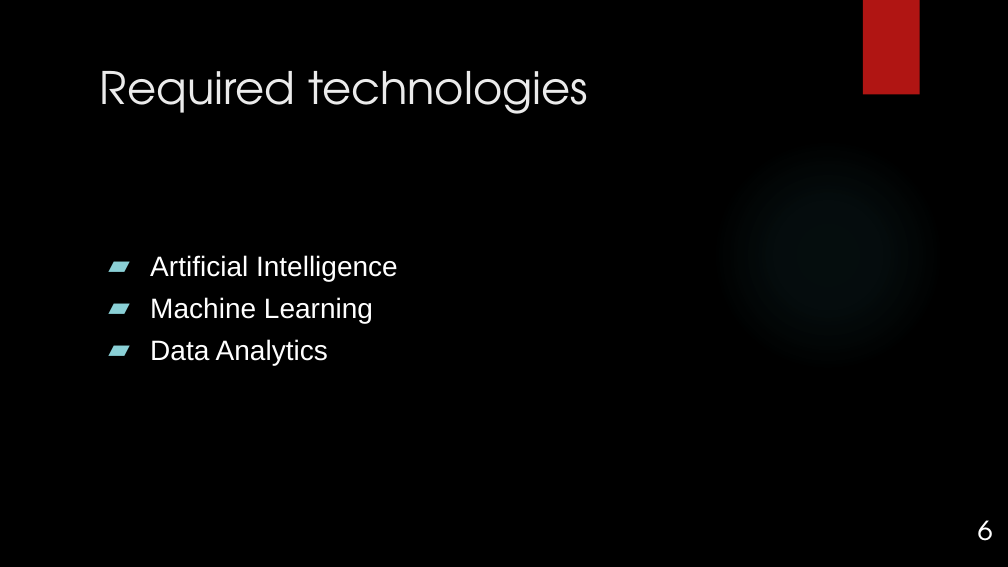
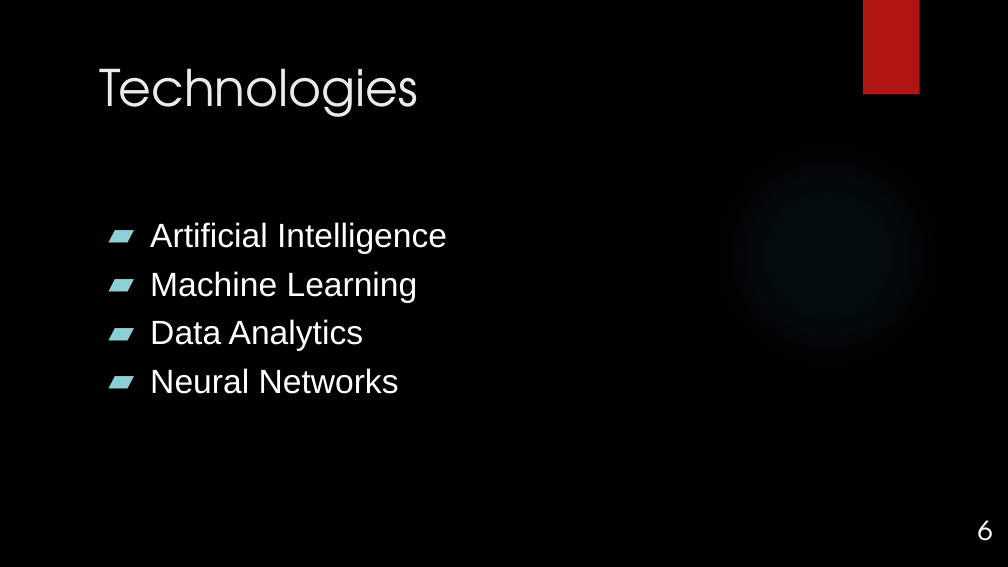
Before and after one commit to Nafiz43/MAAS_WEB, a slide deck: slide 6 of SADD LAB/SADD_initial_1.pptx. Drawn at 1008x567 pixels with LibreOffice and Linux fonts; fonts in the diff are those of the drawing; background and template pictures are left out. Boxes give left, top, right and bottom in pixels: in the first picture for what was removed or moved away, otherwise in the second. Text is boxed around its words. In the diff, an @@ line names an element or a change of style, - is before the commit and + after.

```diff
--- a/SADD LAB/SADD_initial_1.pptx
+++ b/SADD LAB/SADD_initial_1.pptx
@@ title at (100, 68, 418, 117): text changed; size 32 to 36 pt @@
-Required technologies
+Technologies
@@ text at (150, 222, 447, 351): size 20 to 24 pt in "Artificial Intelligence", "Machine Learning", "Data Analytics" @@
@@ text at (150, 368, 399, 394): paragraph added @@
+▰ Neural Networks
```
Also in this commit, not shown: 2 other slides changed, 2 slides added, 8 slides removed.
